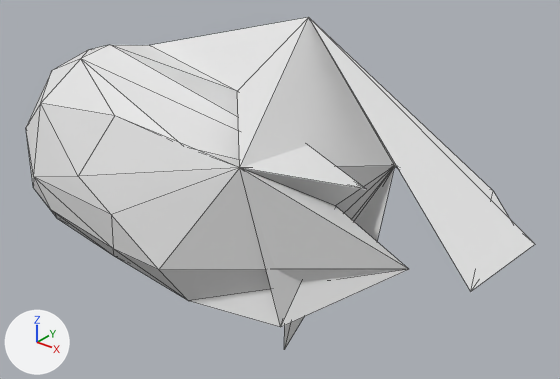
One commit to the OBJ model mesh_cnn/checkpoints/shrec16/meshes/T10_4.obj: the scene before it, then after it.
Rendered twice from a 50 mm camera at (1.011, -1.161, 0.756) aimed at (0.014, 0.085, -0.017). Every picture has the same lights, and +X, +Y and +Z are marked at lower left. Mesh edges are drawn as thin lines. Where no turn or scale is listed for an object, it has been applied to the vertices.

Script lines for the objects in view, before the commit:
```python
me_t10_4 = bpy.data.meshes.new('T10_4')
me_t10_4.from_pydata(...)  # 62 vertices, 120 faces; spans x -0.719..0.602, y -0.201..0.215, z -0.46..0.362
ob_t10_4 = bpy.data.objects.new('T10_4', me_t10_4)
ob_t10_4.location = (0.0, 0.0, 0.0)
```
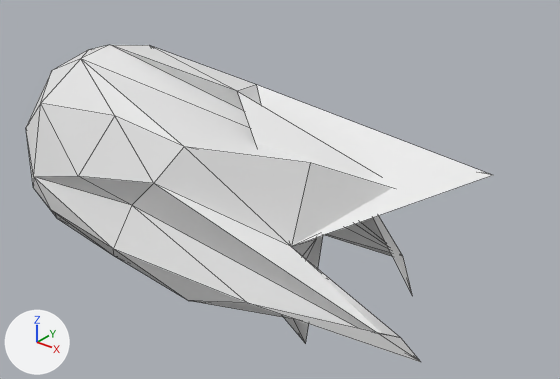
What differs and where, as boxes [x1, y1, x2, y2] in the pictures (560 x 379 px; the box of a moved part takes in the faces that stretch with it):
'T10_4', reshaped (8% narrower): before [26, 17, 535, 350]; after [26, 45, 492, 362]
part 1 of me_t10_4, moved or reshaped: before [35, 17, 535, 350]; after [35, 45, 492, 362]

Edits to the bpy script that builds the scene:
```text
Change me_t10_4:
    used by ob_t10_4; location = (0.0, 0.0, 0.0)
    remove me_t10_4.from_pydata(...)  # 62 vertices, 120 faces; spans x -0.719..0.602, y -0.201..0.215, z -0.46..0.362
    add me_t10_4.from_pydata(...)  # 62 vertices, 120 faces; spans x -0.714..0.503, y -0.185..0.214, z -0.38..0.242
    me_t10_4 part 1
    15 vertices are removed from x -0.245..0.602, y -0.195..0.215, z -0.228..0.362
    51 faces are deleted
    4 vertices move from x -0.093..0.395, y -0.201..0.084, z -0.46..-0.049 to x 0.088..0.46, y -0.157..0.068, z -0.38..-0.104
    15 vertices are added at x -0.245..0.503, y -0.161..0.199, z -0.215..0.204
    51 new faces join them
```
